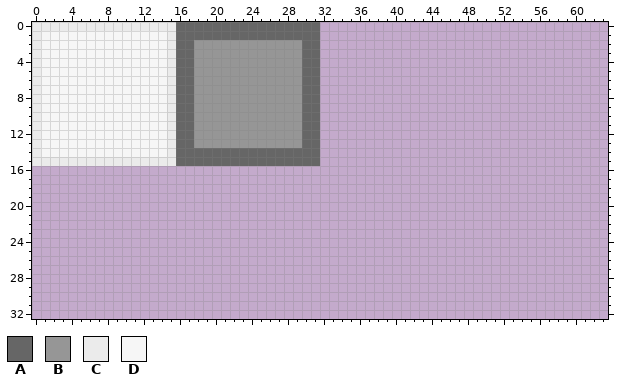
Pixel-art sprite -- images/room-tiles.png. This is how it looked before the edit.
The file is 64x64 pixels. Shown: x 0..63, y 0..32.
Palette (. is transparent): A #666666  B #969696  C #ebebeb  D #f6f6f6
Pixels before, first column x 0:
 0 CCCCCCCCCCCCCCCCAAAAAAAAAAAAAAAA
 1 CDDDDDDDDDDDDDDCAAAAAAAAAAAAAAAA
 2 CDDDDDDDDDDDDDDCAABBBBBBBBBBBBAA
 3 CDDDDDDDDDDDDDDCAABBBBBBBBBBBBAA
 4 CDDDDDDDDDDDDDDCAABBBBBBBBBBBBAA
 5 CDDDDDDDDDDDDDDCAABBBBBBBBBBBBAA
 6 CDDDDDDDDDDDDDDCAABBBBBBBBBBBBAA
 7 CDDDDDDDDDDDDDDCAABBBBBBBBBBBBAA
 8 CDDDDDDDDDDDDDDCAABBBBBBBBBBBBAA
 9 CDDDDDDDDDDDDDDCAABBBBBBBBBBBBAA
10 CDDDDDDDDDDDDDDCAABBBBBBBBBBBBAA
11 CDDDDDDDDDDDDDDCAABBBBBBBBBBBBAA
12 CDDDDDDDDDDDDDDCAABBBBBBBBBBBBAA
13 CDDDDDDDDDDDDDDCAABBBBBBBBBBBBAA
14 CDDDDDDDDDDDDDDCAAAAAAAAAAAAAAAA
15 CCCCCCCCCCCCCCCCAAAAAAAAAAAAAAAA
And afterwards:
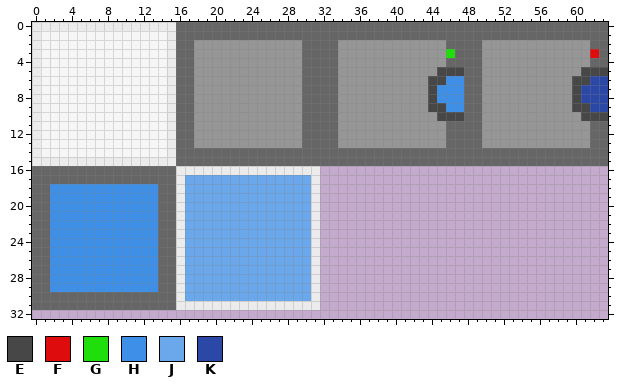
Colours new in this view: E #474747  F #de0c0c  G #20de0c  H #3d8fe8  J #6ba8eb  K #2c48a6
Author's note on the commit: wires can carry power, more room tiles.
From old to new:
{"y":0,"x":32,"old":"................................","new":"AAAAAAAAAAAAAAAAAAAAAAAAAAAAAAAA"}
{"y":1,"x":32,"old":"................................","new":"AAAAAAAAAAAAAAAAAAAAAAAAAAAAAAAA"}
{"y":2,"x":32,"old":"................................","new":"AABBBBBBBBBBBBAAAABBBBBBBBBBBBAA"}
{"y":3,"x":32,"old":"................................","new":"AABBBBBBBBBBBBGAAABBBBBBBBBBBBFA"}
{"y":4,"x":32,"old":"................................","new":"AABBBBBBBBBBBBAAAABBBBBBBBBBBBAA"}
{"y":5,"x":32,"old":"................................","new":"AABBBBBBBBBBBEEEAABBBBBBBBBBBEEE"}
{"y":6,"x":32,"old":"................................","new":"AABBBBBBBBBBEEHHAABBBBBBBBBBEEKK"}
{"y":7,"x":32,"old":"................................","new":"AABBBBBBBBBBEHHHAABBBBBBBBBBEKKK"}
{"y":8,"x":32,"old":"................................","new":"AABBBBBBBBBBEHHHAABBBBBBBBBBEKKK"}
{"y":9,"x":32,"old":"................................","new":"AABBBBBBBBBBEEHHAABBBBBBBBBBEEKK"}
{"y":10,"x":32,"old":"................................","new":"AABBBBBBBBBBBEEEAABBBBBBBBBBBEEE"}
{"y":11,"x":32,"old":"................................","new":"AABBBBBBBBBBBBAAAABBBBBBBBBBBBAA"}
{"y":12,"x":32,"old":"................................","new":"AABBBBBBBBBBBBAAAABBBBBBBBBBBBAA"}
{"y":13,"x":32,"old":"................................","new":"AABBBBBBBBBBBBAAAABBBBBBBBBBBBAA"}
{"y":14,"x":32,"old":"................................","new":"AAAAAAAAAAAAAAAAAAAAAAAAAAAAAAAA"}
{"y":15,"x":32,"old":"................................","new":"AAAAAAAAAAAAAAAAAAAAAAAAAAAAAAAA"}
{"y":16,"x":0,"old":"................................","new":"AAAAAAAAAAAAAAAACCCCCCCCCCCCCCCC"}
{"y":17,"x":0,"old":"................................","new":"AAAAAAAAAAAAAAAACJJJJJJJJJJJJJJC"}
{"y":18,"x":0,"old":"................................","new":"AAHHHHHHHHHHHHAACJJJJJJJJJJJJJJC"}
{"y":19,"x":0,"old":"................................","new":"AAHHHHHHHHHHHHAACJJJJJJJJJJJJJJC"}
{"y":20,"x":0,"old":"................................","new":"AAHHHHHHHHHHHHAACJJJJJJJJJJJJJJC"}
{"y":21,"x":0,"old":"................................","new":"AAHHHHHHHHHHHHAACJJJJJJJJJJJJJJC"}
{"y":22,"x":0,"old":"................................","new":"AAHHHHHHHHHHHHAACJJJJJJJJJJJJJJC"}
{"y":23,"x":0,"old":"................................","new":"AAHHHHHHHHHHHHAACJJJJJJJJJJJJJJC"}
{"y":24,"x":0,"old":"................................","new":"AAHHHHHHHHHHHHAACJJJJJJJJJJJJJJC"}
{"y":25,"x":0,"old":"................................","new":"AAHHHHHHHHHHHHAACJJJJJJJJJJJJJJC"}
{"y":26,"x":0,"old":"................................","new":"AAHHHHHHHHHHHHAACJJJJJJJJJJJJJJC"}
{"y":27,"x":0,"old":"................................","new":"AAHHHHHHHHHHHHAACJJJJJJJJJJJJJJC"}
{"y":28,"x":0,"old":"................................","new":"AAHHHHHHHHHHHHAACJJJJJJJJJJJJJJC"}
{"y":29,"x":0,"old":"................................","new":"AAHHHHHHHHHHHHAACJJJJJJJJJJJJJJC"}
{"y":30,"x":0,"old":"................................","new":"AAAAAAAAAAAAAAAACJJJJJJJJJJJJJJC"}
{"y":31,"x":0,"old":"................................","new":"AAAAAAAAAAAAAAAACCCCCCCCCCCCCCCC"}
{"label":"added","picture_box":[32,22,608,310]}
